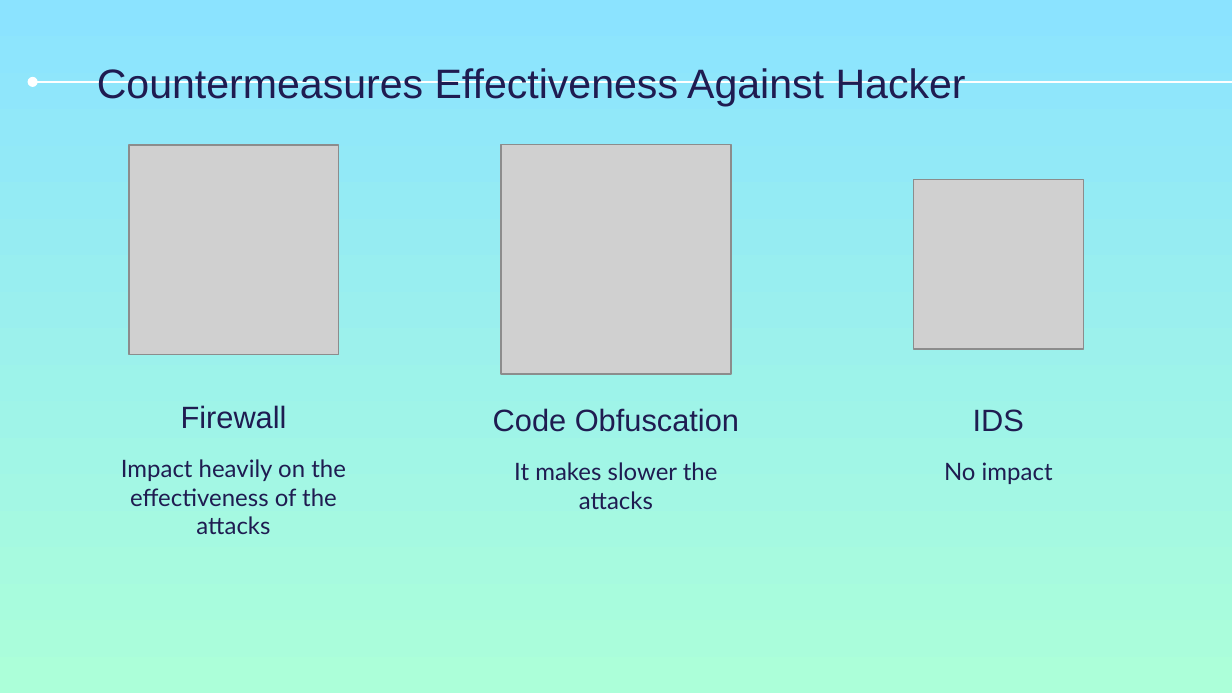
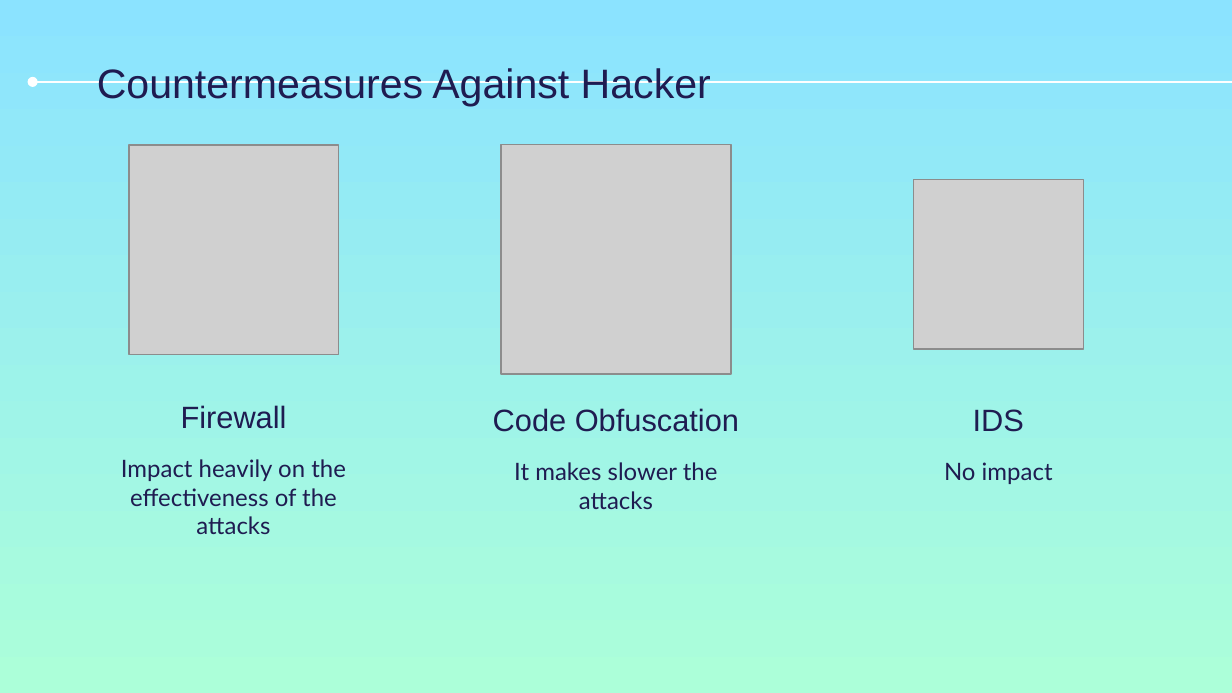
Before and after one commit to fraie98/vehiclesADVISE, a slide deck: slide 5 of advisePart3.pptx. Drawn at 1232x693 pixels with LibreOffice and Linux fonts; fonts in the diff are those of the drawing; grey boxes stand for pictures. Boxes give left, top, right and bottom in pixels: in the first picture for what was removed or moved away, otherwise in the second. Text is boxed around its words. In the diff, an @@ line names an element or a change of style, - is before the commit and + after.

Commit message:
Part 3 updated

```diff
--- a/advisePart3.pptx
+++ b/advisePart3.pptx
@@ title at (97, 68, 711, 107): text changed @@
-Countermeasures Effectiveness Against Hacker
+Countermeasures Against Hacker
```
